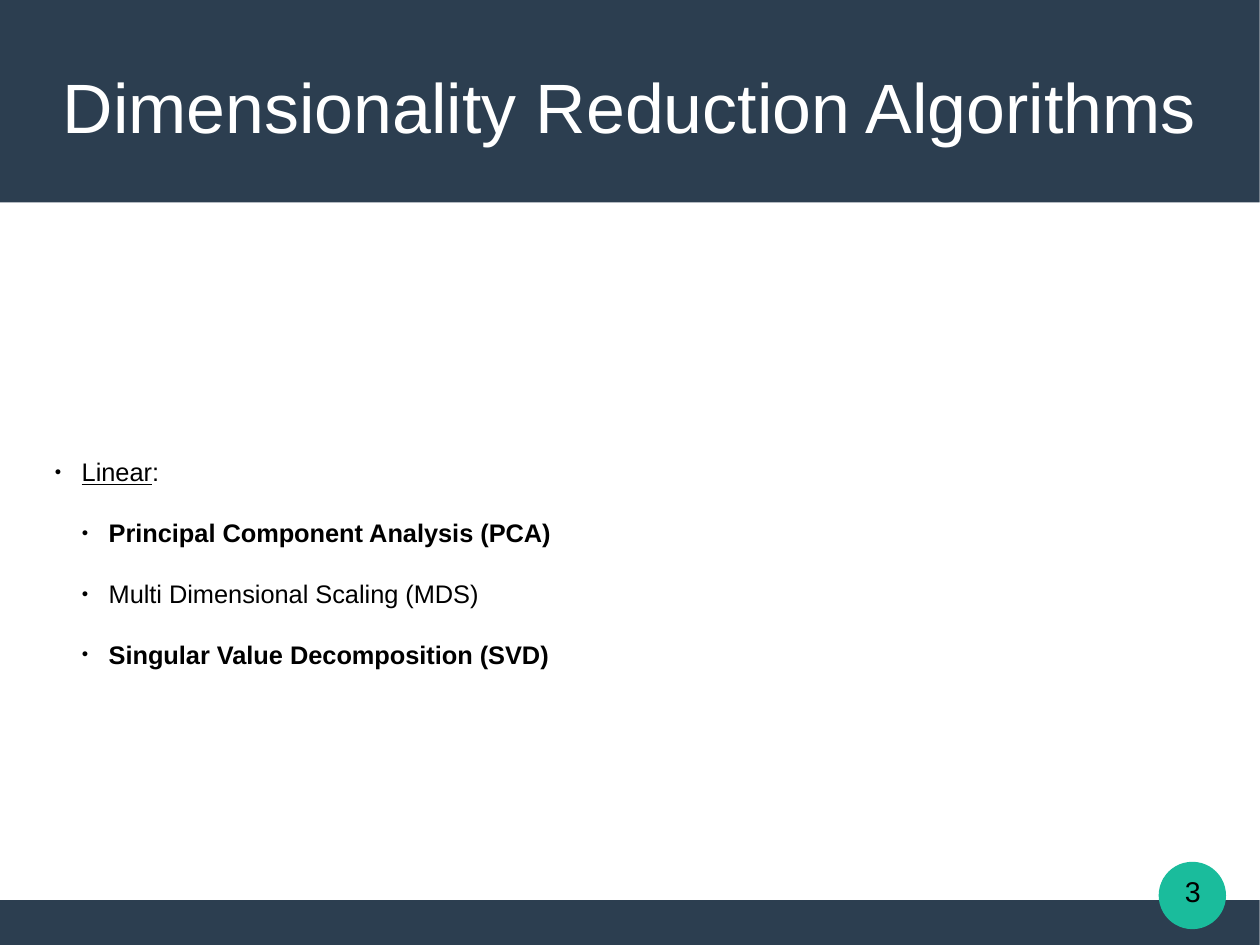
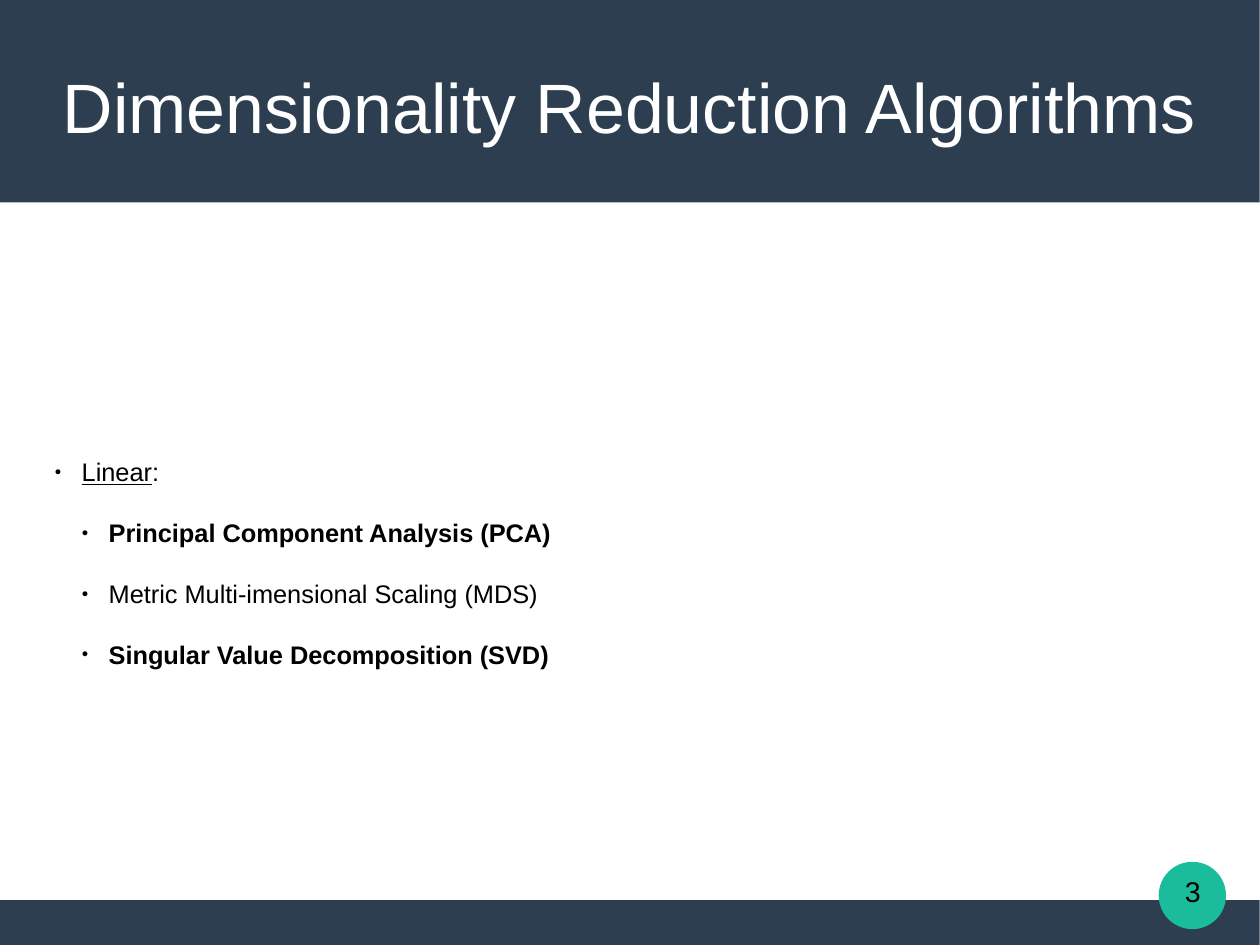
Before and after one commit to Katsileros/Dimensionality_Reduction, a slide deck: slide 3 of Diploma-Thesis-LaTeX/presentation/Locally_Linear_Embeddings_in_Pattern_Recognition.odp. Drawn at 1260x945 pixels with LibreOffice and Linux fonts; fonts in the diff are those of the drawing. Boxes give left, top, right and bottom in pixels: in the first picture for what was removed or moved away, otherwise in the second. Text is boxed around its words. In the diff, an @@ line names an element or a change of style, - is before the commit and + after.

```diff
--- a/Diploma-Thesis-LaTeX/presentation/Locally_Linear_Embeddings_in_Pattern_Recognition.odp
+++ b/Diploma-Thesis-LaTeX/presentation/Locally_Linear_Embeddings_in_Pattern_Recognition.odp
@@ subtitle at [109,584,538,608]: text changed @@
-  ● Multi Dimensional Scaling (MDS)
+  ● Metric Multi-imensional Scaling (MDS)
```
Also in this commit, not shown: 2 other slides changed, 1 other file.
